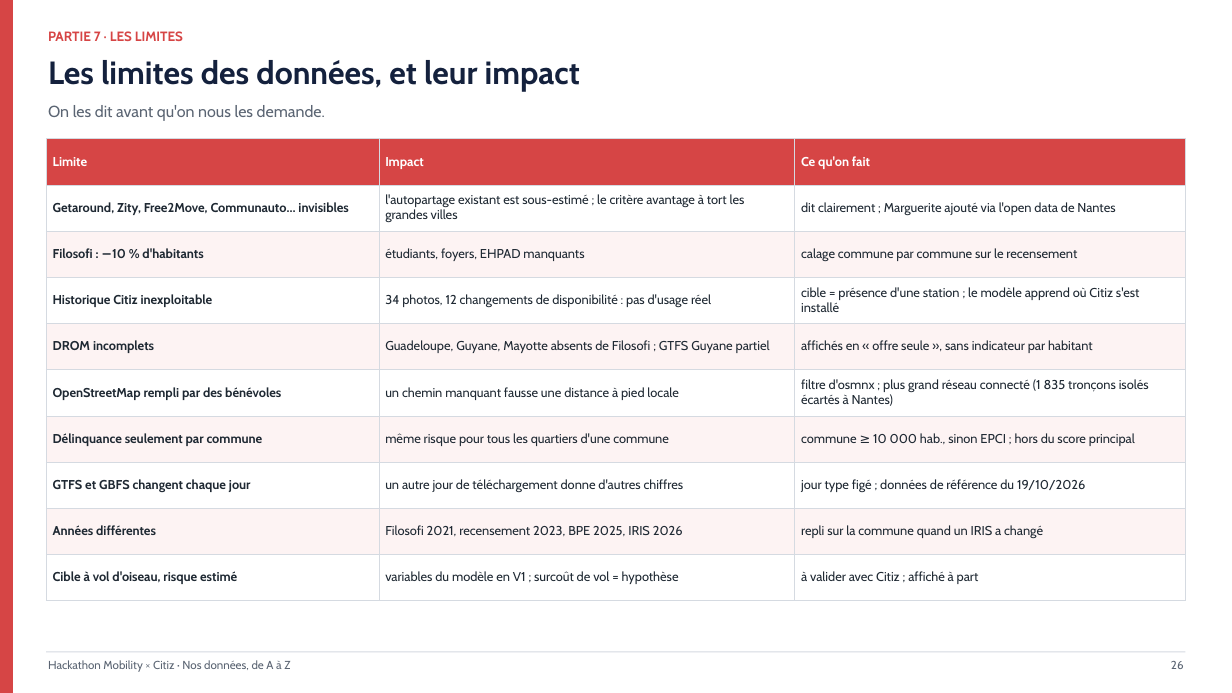
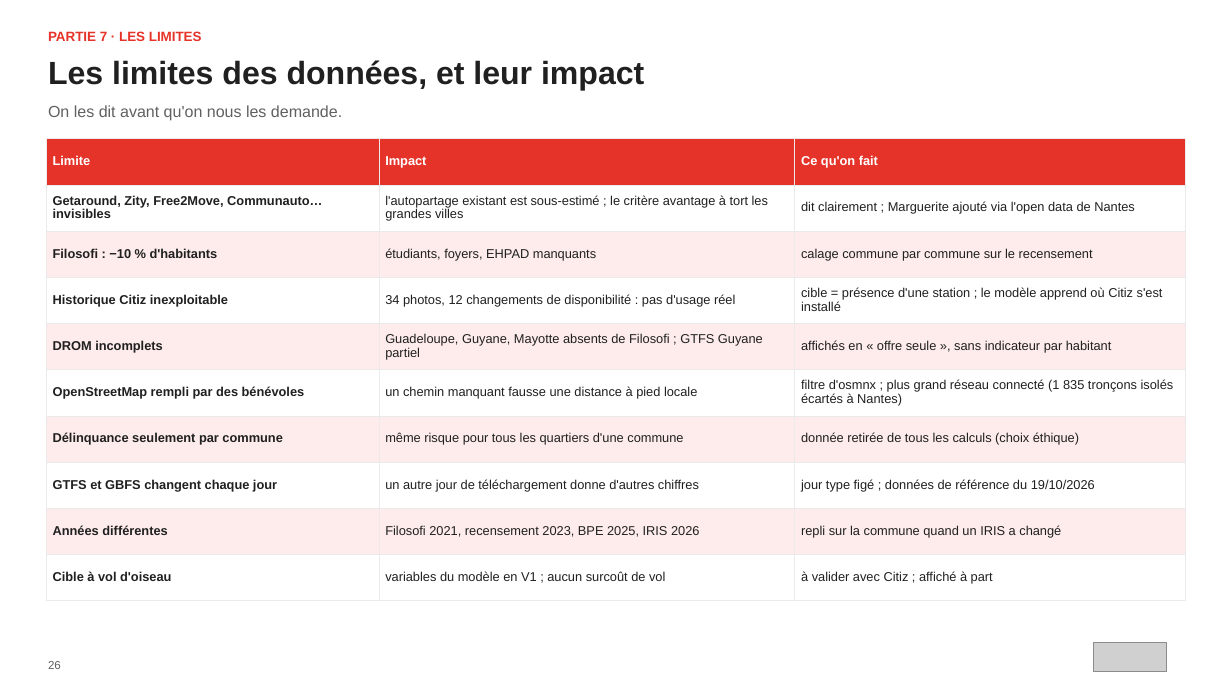
Before and after one commit to hillzeealex/hackathon-mobility-citiz, a slide deck: slide 26 of slides/DONNEES_ET_AUTOMATISATION.pptx. Drawn at 1232x693 pixels with LibreOffice and Linux fonts; fonts in the diff are those of the drawing; grey boxes stand for pictures. Boxes give left, top, right and bottom in pixels: in the first picture for what was removed or moved away, otherwise in the second. Text is boxed around its words. In the diff, an @@ line names an element or a change of style, - is before the commit and + after.

Commit message:
Slides : chiffres officiels de Fabric, sans délinquance ; deck données aux couleurs de Citiz (#38)

```diff
--- a/slides/DONNEES_ET_AUTOMATISATION.pptx
+++ b/slides/DONNEES_ET_AUTOMATISATION.pptx
@@ rectangle removed at [0, 0, 13, 693] @@
@@ text "PARTIE 7 · LES LIMITES" at [48, 31, 202, 41]: font Cabin to Arial, text colour #D64545 to #E63329 @@
@@ text "Les limites des données, et ..." at [48, 60, 644, 91]: font Cabin to Arial, text colour #14213D to #202020 @@
@@ text "On les dit avant qu'on ..." at [48, 105, 342, 121]: font Cabin to Arial, text colour #5B6573 to #616060 @@
@@ table at [46, 139, 1186, 601] @@
-row 7, column 3: commune ≥ 10 000 hab., sinon EPCI ; hors du score principal
+row 7, column 3: donnée retirée de tous les calculs (choix éthique)
-row 10, column 1: Cible à vol d'oiseau, risque estimé
+row 10, column 1: Cible à vol d'oiseau
-row 10, column 2: variables du modèle en V1 ; surcoût de vol = hypothèse
+row 10, column 2: variables du modèle en V1 ; aucun surcoût de vol
@@ fill #D64545 to #E63329 in row 1 @@
@@ fill #FDF3F3 to #FDECEB in 12 cells @@
@@ font Cabin to Arial @@
@@ text colour #1F2933 to #202020 in "Getaround, Zity, Free2Move, Communauto… invisibles", "l'autopartage existant est sous-estimé ; le critère ...", "dit clairement ; Marguerite ajouté via l'open ...", "Filosofi : −10 % d'habitants" and 20 more places @@
@@ borders changed @@
@@ text "26": place and size @@
-text "26" at [1171, 661, 1184, 669]
+text "26" at [48, 661, 61, 669]
@@ text "26" at [48, 661, 61, 669]: font Cabin to Arial, text colour #5B6573 to #616060; alignment right to left @@
@@ rectangle removed at [46, 652, 1186, 653] @@
@@ picture added at [1093, 642, 1166, 672] @@
@@ text removed at [48, 660, 290, 672] @@
-Hackathon Mobility × Citiz · Nos données, de A à Z
```
Also in this commit, not shown: 29 other slides changed, 1 other file.
